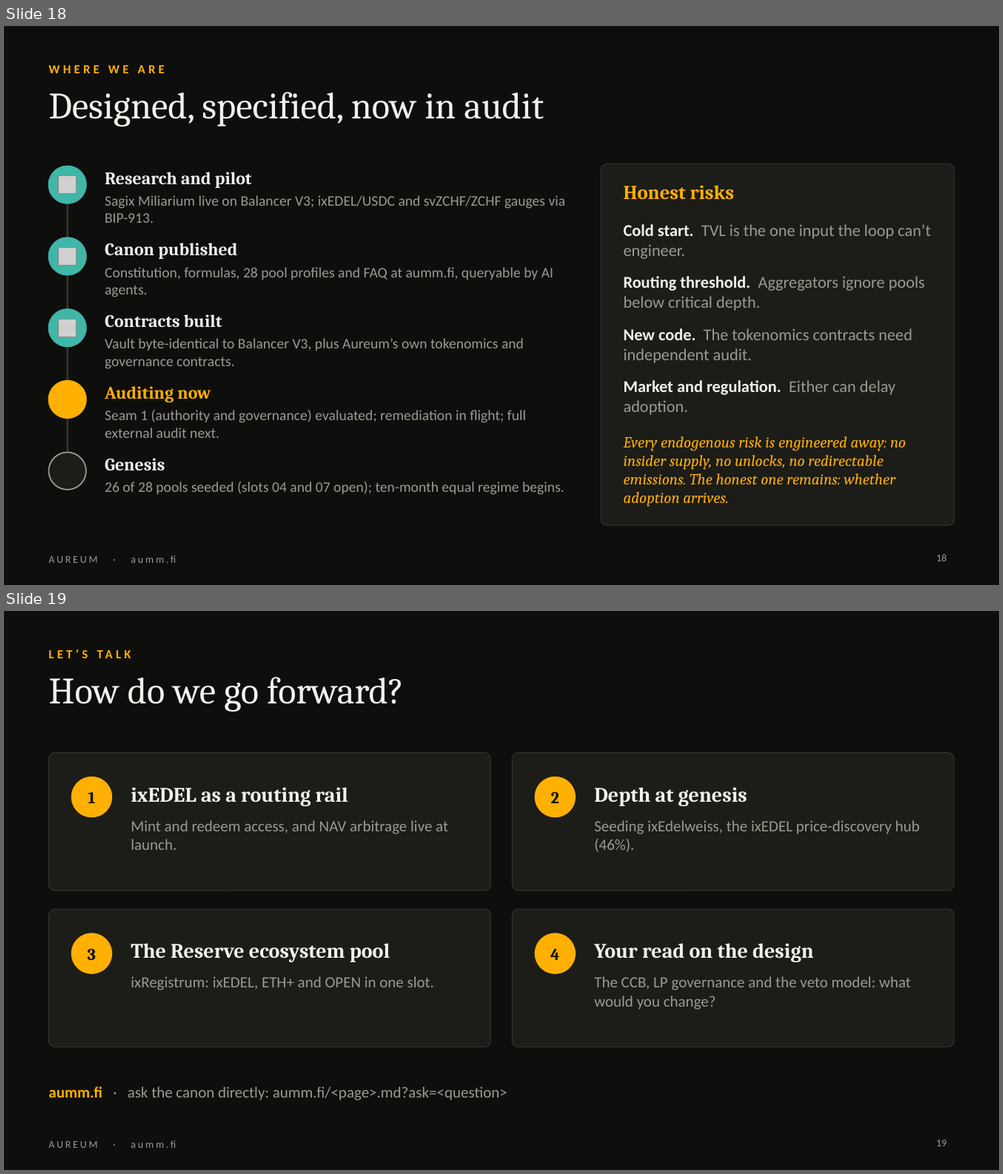
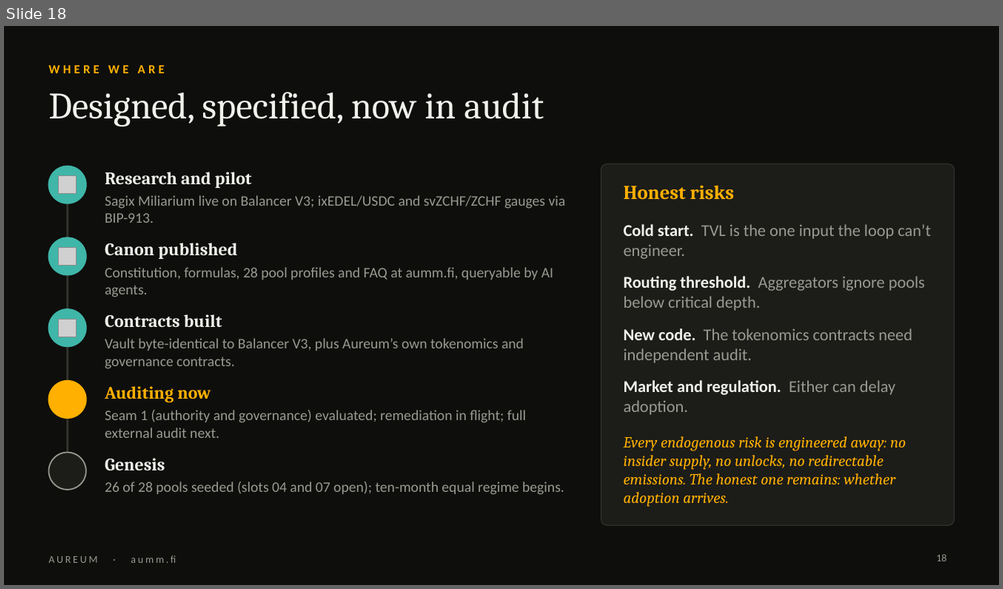
Before and after one commit to aummfi-bit/aumm-site, a slide deck: decks/Aureum_Intro_Nevin.pptx. Shown one above the other, each under a label of ours: slides 18 and 19 before the commit, slide 18 after it. The pictures are 1003x1174 and 1003x589 pixels, drawn with LibreOffice and Linux fonts; fonts in the diff are those of the drawing; grey boxes stand for pictures. Boxes give left, top, right and bottom in pixels: in the first picture for what was removed or moved away, otherwise in the second. Text is boxed around its words. In the diff, an @@ line names an element or a change of style, - is before the commit and + after.

```diff
--- a/decks/Aureum_Intro_Nevin.pptx
+++ b/decks/Aureum_Intro_Nevin.pptx
@@ slide 19 removed at (4,611,999,1170), background #0E0E0C; not listed: 1 template element that a slide beside it also shows @@
@@ text removed at (82,650,88,658) @@
-LET’S TALK
@@ title removed at (48,677,404,712) @@
-How do we go forward?
@@ rounded rectangle removed at (48,753,490,891) @@
@@ rounded rectangle removed at (512,753,954,891) @@
@@ ellipse removed at (71,777,112,817) @@
-1
@@ text removed at (131,787,348,806) @@
-ixEDEL as a routing rail
@@ ellipse removed at (535,777,575,817) @@
-2
@@ text removed at (594,787,747,806) @@
-Depth at genesis
@@ text removed at (131,820,448,850) @@
-Mint and redeem access, and NAV arbitrage live at launch.
@@ text removed at (594,820,919,852) @@
-Seeding ixEdelweiss, the ixEDEL price-discovery hub (46%).
@@ rounded rectangle removed at (48,909,490,1048) @@
@@ rounded rectangle removed at (512,909,954,1048) @@
@@ ellipse removed at (71,934,112,974) @@
-3
@@ text removed at (131,943,390,963) @@
-The Reserve ecosystem pool
@@ ellipse removed at (535,934,575,974) @@
-4
@@ text removed at (594,943,814,963) @@
-Your read on the design
@@ text removed at (131,977,434,991) @@
-ixRegistrum: ixEDEL, ETH+ and OPEN in one slot.
@@ text removed at (594,977,910,1010) @@
-The CCB, LP governance and the veto model: what would you change?
@@ text removed at (48,1087,507,1101) @@
-aumm.fi · ask the canon directly: aumm.fi/<page>.md?ask=<question>
@@ page number removed at (936,1140,946,1147) @@
-19
```
Also in this commit, not shown: 2 slides added, 1 other file.
